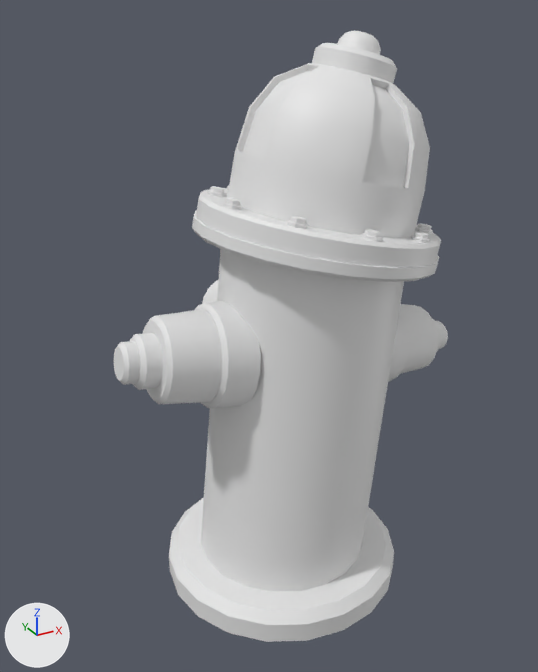
The FBX model Assets/Project Directory/GameBank/ObjectBank/Props/Bouche a incendie/OB_P_Bouche_Incendie_004A.fbx as it was, and as the next commit left it.
Both versions are drawn from a camera (50 mm lens) standing at (-0.561, -0.973, 0.945) and looking at (-0.007, 0.034, 0.442). Arrows for +X, +Y and +Z are at lower left; the lights stay in place.
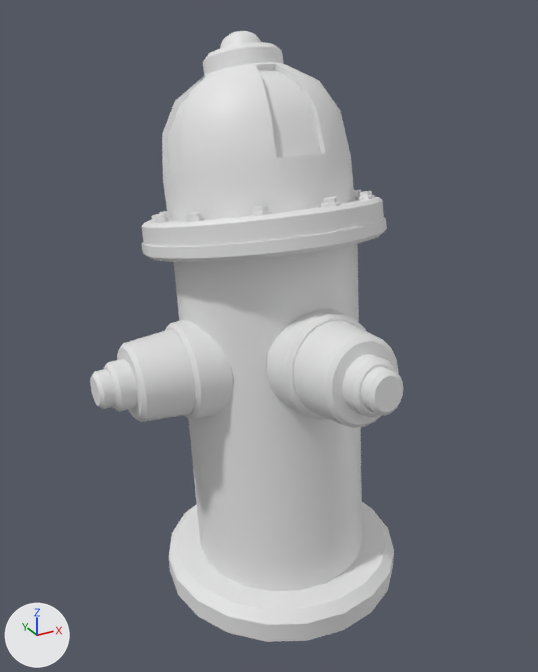
Pixel boxes [x1, y1, x2, y2] of what changed, in the pictures (538 x 672 px; the box of a moved part takes in the faces that stretch with it):
'Cylinder010', reshaped, turned
    before: [114, 30, 448, 642]
    after: [90, 31, 403, 642]
part 1 of me_mesh, moved or reshaped
    before: [169, 188, 441, 627]
    after: [141, 197, 393, 627]
part 2 of me_mesh, moved or reshaped
    before: [227, 30, 430, 238]
    after: [162, 31, 355, 221]
part 3 of me_mesh, moved or reshaped
    before: [114, 301, 261, 408]
    after: [267, 308, 403, 428]
part 4 of me_mesh, moved or reshaped (not visible afterwards)
    before: [415, 223, 433, 234]
part 5 of me_mesh, moved or reshaped (not visible afterwards)
    before: [411, 231, 430, 243]
part 6 of me_mesh, moved or reshaped
    before: [361, 229, 382, 241]
    after: [354, 190, 361, 198]
part 7 of me_mesh, moved or reshaped
    before: [223, 198, 242, 210]
    after: [321, 197, 341, 207]
part 8 of me_mesh, moved or reshaped
    before: [287, 216, 308, 229]
    after: [356, 191, 375, 200]
part 9 of me_mesh, moved or reshaped
    before: [207, 186, 226, 197]
    after: [253, 205, 271, 216]
part 10 of me_mesh, moved or reshaped (not visible before)
    after: [184, 212, 205, 222]
part 11 of me_mesh, moved or reshaped (not visible before)
    after: [150, 214, 169, 223]

Patch to the scene script:
```diff
--- a/Assets/Project Directory/GameBank/ObjectBank/Props/Bouche a incendie/OB_P_Bouche_Incendie_004A.fbx.py
+++ b/Assets/Project Directory/GameBank/ObjectBank/Props/Bouche a incendie/OB_P_Bouche_Incendie_004A.fbx.py
@@ me_mesh @@
 me_mesh.from_pydata(...)  # 1661 vertices, 1576 faces; spans x -11.1..13.3, y -8.2..12.2, z 0.0..36.1
 # used by ob_cylinder010; location = (0.0, 0.0, 0.0); scale = (0.0254, 0.0254, 0.0254)
+# me_mesh part 1: the loose piece of 260 vertices spanning x -8.2..10.0, y -8.2..8.2, z 0.0..27.1 is turned 0.5 degrees about the y axis through the mesh origin
+# me_mesh part 2: the loose piece of 321 vertices spanning x -3.4..8.9, y -5.9..5.9, z 23.2..36.1 is turned 1.3 degrees about the y axis through its middle, then moved by (0.3, 0.0, 0.0)
+# me_mesh part 3: the loose piece of 240 vertices spanning x -11.1..-3.0, y -3.5..3.0, z 14.1..21.0 is moved by (0.1, 0.0, 0.1)
+# me_mesh part 4: the loose piece of 36 vertices spanning x 7.9..9.0, y -3.5..-2.4, z 24.2..24.9 is moved by (0.2, 0.0, -0.1)
+# me_mesh part 5: the loose piece of 36 vertices spanning x 5.1..6.3, y -6.5..-5.4, z 24.8..25.4 is moved by (0.2, 0.0, -0.1)
+# me_mesh part 6: the loose piece of 36 vertices spanning x 1.1..2.2, y -7.2..-6.0, z 25.6..26.3 is moved by (0.2, 0.0, 0.0)
+# me_mesh part 7: the loose piece of 36 vertices spanning x -4.5..-3.3, y -1.5..-0.5, z 26.7..27.5 is moved by (0.3, 0.0, 0.1)
+# me_mesh part 8: the loose piece of 36 vertices spanning x -2.5..-1.3, y -5.3..-4.2, z 26.3..27.0 is moved by (0.3, 0.0, 0.0)
+# me_mesh part 9: the loose piece of 36 vertices spanning x -3.6..-2.5, y 2.4..3.6, z 26.6..27.3 is moved by (0.3, 0.0, 0.1)
+# me_mesh part 10: the loose piece of 36 vertices spanning x -1.0..0.2, y 5.4..6.4, z 26.0..26.7 is moved by (0.3, 0.0, 0.0)
+# me_mesh part 11: the loose piece of 36 vertices spanning x 3.0..4.1, y 6.0..7.1, z 25.2..25.9 is moved by (0.2, 0.0, -0.1)
@@ ob_cylinder010 @@
 ob_cylinder010.location = (0.0, 0.0, 0.0)
+ob_cylinder010.rotation_euler = (0.0, 0.0, 1.571)  # degrees (0, 0, 90)
 ob_cylinder010.scale = (0.0254, 0.0254, 0.0254)
```
